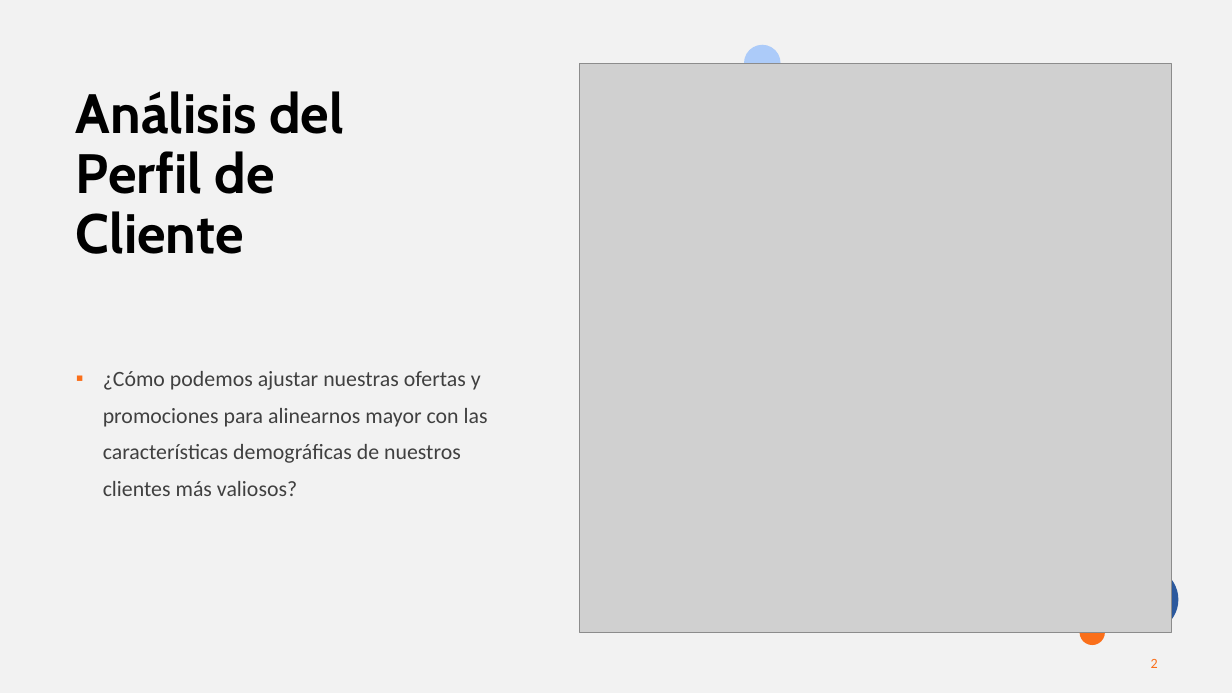
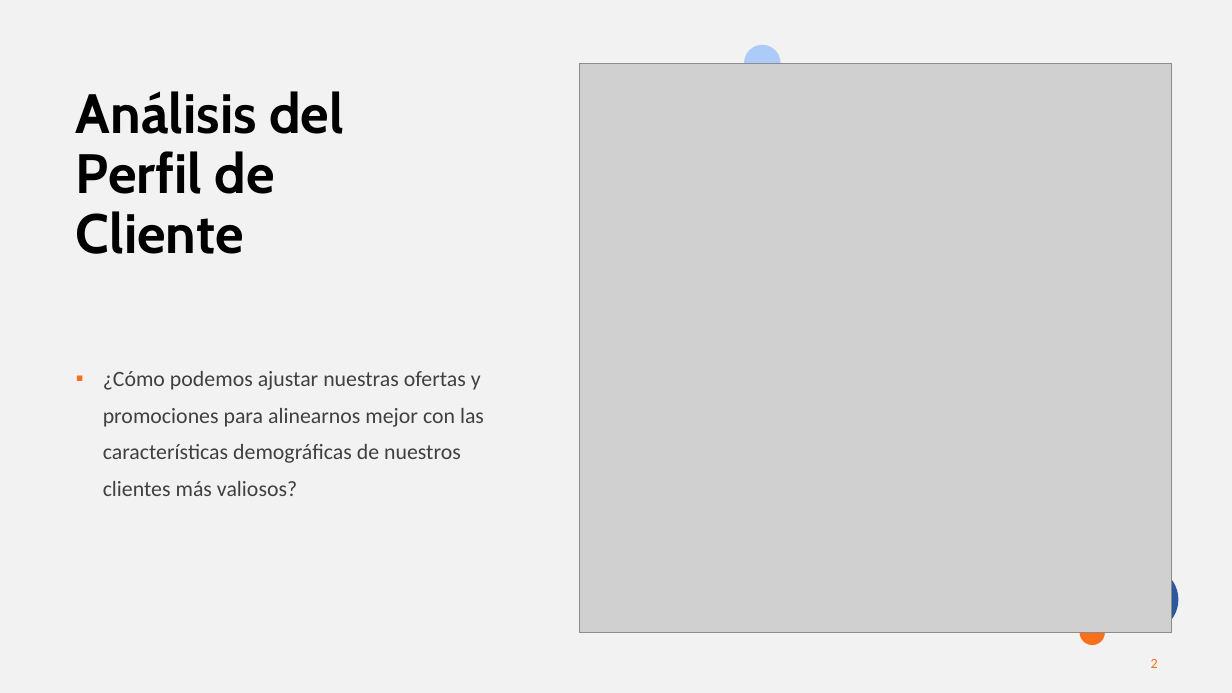
Before and after one commit to MarinaTorba/PersonalDataProrjects, a slide deck: slide 2 of Equip_B/results/S2_Presentacion.pptx. Drawn at 1232x693 pixels with LibreOffice and Linux fonts; fonts in the diff are those of the drawing; grey boxes stand for pictures. Boxes give left, top, right and bottom in pixels: in the first picture for what was removed or moved away, otherwise in the second. Text is boxed around its words. In the diff, an @@ line names an element or a change of style, - is before the commit and + after.

Commit message:
Presentacion perfil cliente

```diff
--- a/Equip_B/results/S2_Presentacion.pptx
+++ b/Equip_B/results/S2_Presentacion.pptx
@@ text at (x1=103, y1=371, x2=484, y2=496): text changed @@
-▪ ¿Cómo podemos ajustar nuestras ofertas y promociones para alinearnos mayor con las características demográficas de nuestros clientes más valiosos?
+▪ ¿Cómo podemos ajustar nuestras ofertas y promociones para alinearnos mejor con las características demográficas de nuestros clientes más valiosos?
```
Also in this commit, not shown: 1 other file.
